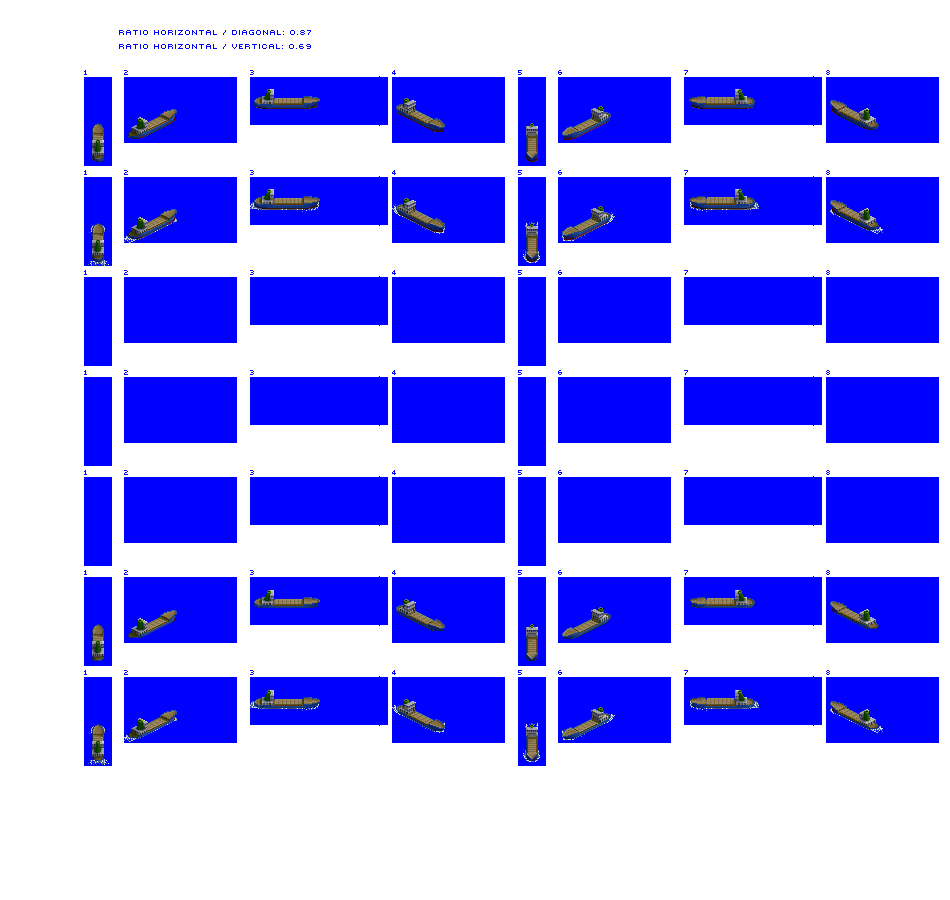
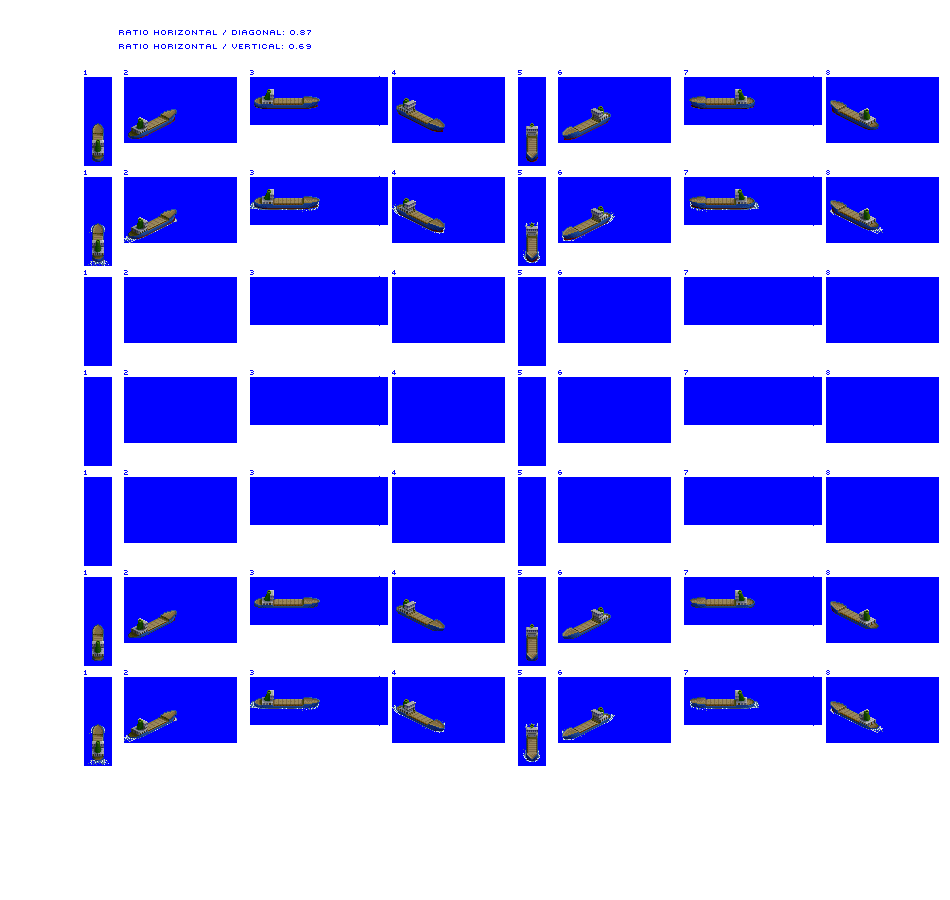
Revision of a layered 950 × 900 image; what changed, layer by layer:
painted on "Hatch covers" over (707, 97, 734, 701)
